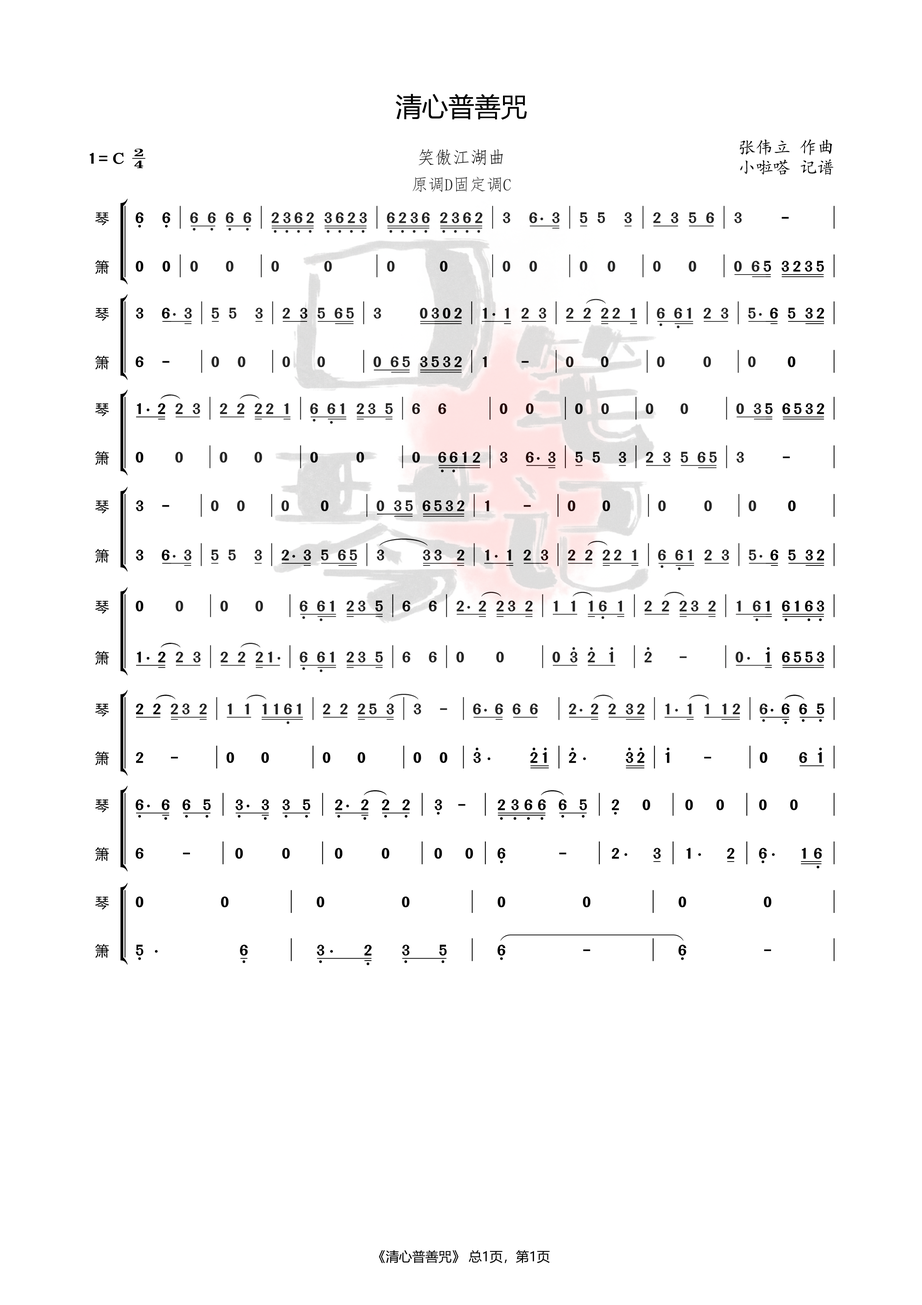
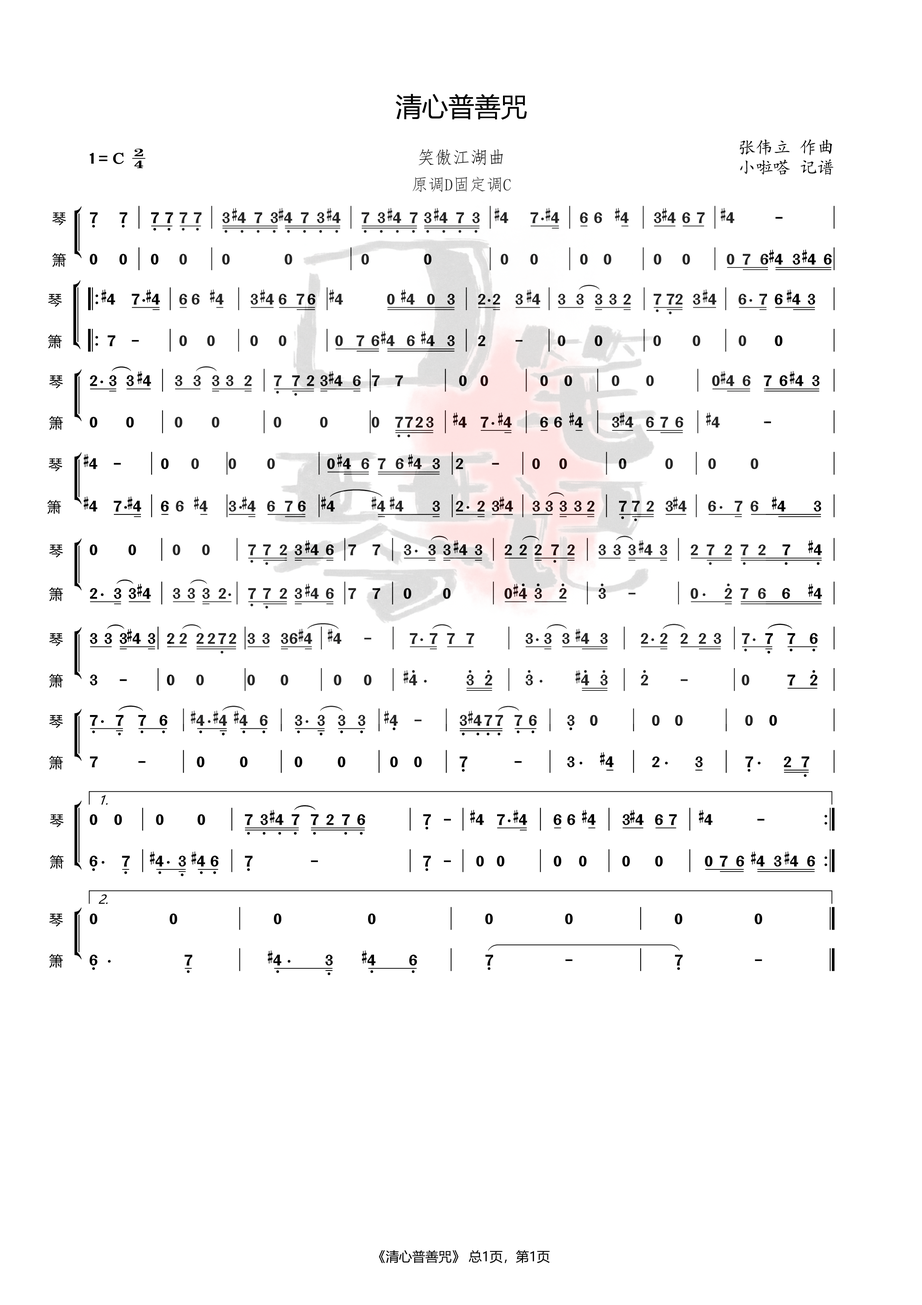
Before/after of a 922×1305 layered artwork. What changed in the layer stack:
added layer "图层 27" above "图层 26" over left=47, top=198, right=835, bottom=976
added layer "图层 26" above "图层 25" over left=47, top=198, right=835, bottom=976
removed layer "图层 24" over left=47, top=198, right=835, bottom=976
